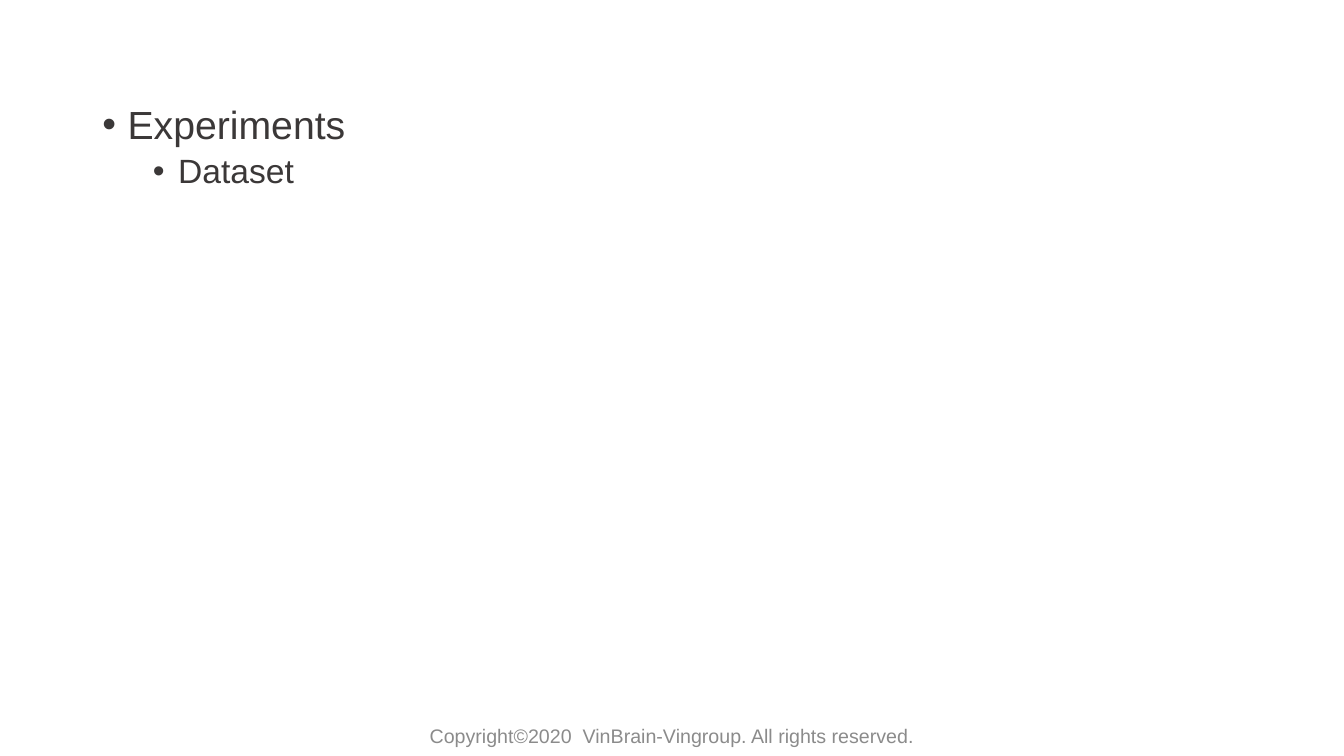
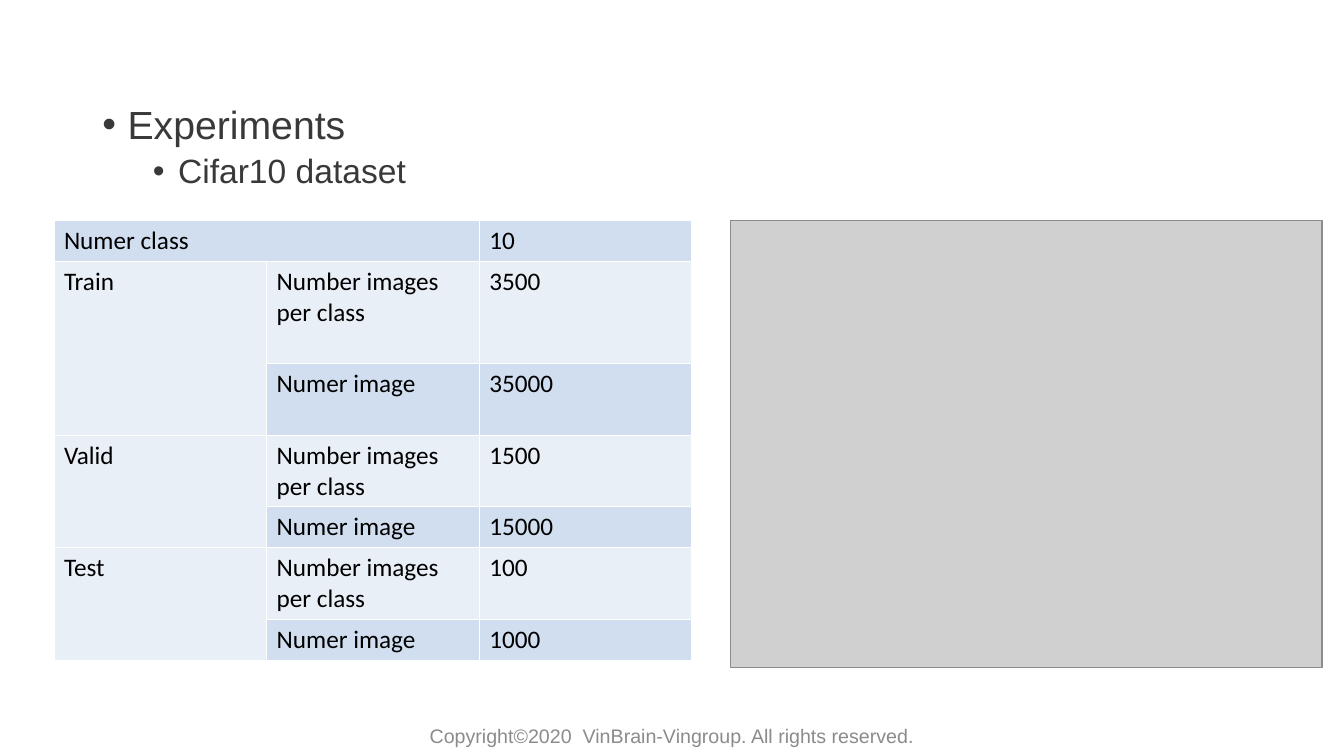
Before and after one commit to huyentls1114/vinbrain-internship, a slide deck: slide 9 of mid_term/mid_term.pptx. Drawn at 1344x756 pixels with LibreOffice and Linux fonts; fonts in the diff are those of the drawing; grey boxes stand for pictures; background and template pictures are left out. Boxes give left, top, right and bottom in pixels: in the first picture for what was removed or moved away, otherwise in the second. Text is boxed around its words. In the diff, an @@ line names an element or a change of style, - is before the commit and + after.

Commit message:
classify

```diff
--- a/mid_term/mid_term.pptx
+++ b/mid_term/mid_term.pptx
@@ text at <box>178,158,406,184</box>: text changed @@
-  • Dataset
+  • Cifar10 dataset
@@ table added at <box>54,221,693,657</box>, 7 rows, 3 columns @@
+Numer class |  | 10
+Train | Number images per class | 3500
+ | Numer image | 35000
+Valid | Number images per class | 1500
+ | Numer image | 15000
+Test | Number images per class | 100
+ | Numer image | 1000
@@ picture added at <box>731,221,1323,667</box> @@
```
Also in this commit, not shown: 1 other slide changed, 2 slides added, 2 other files.
